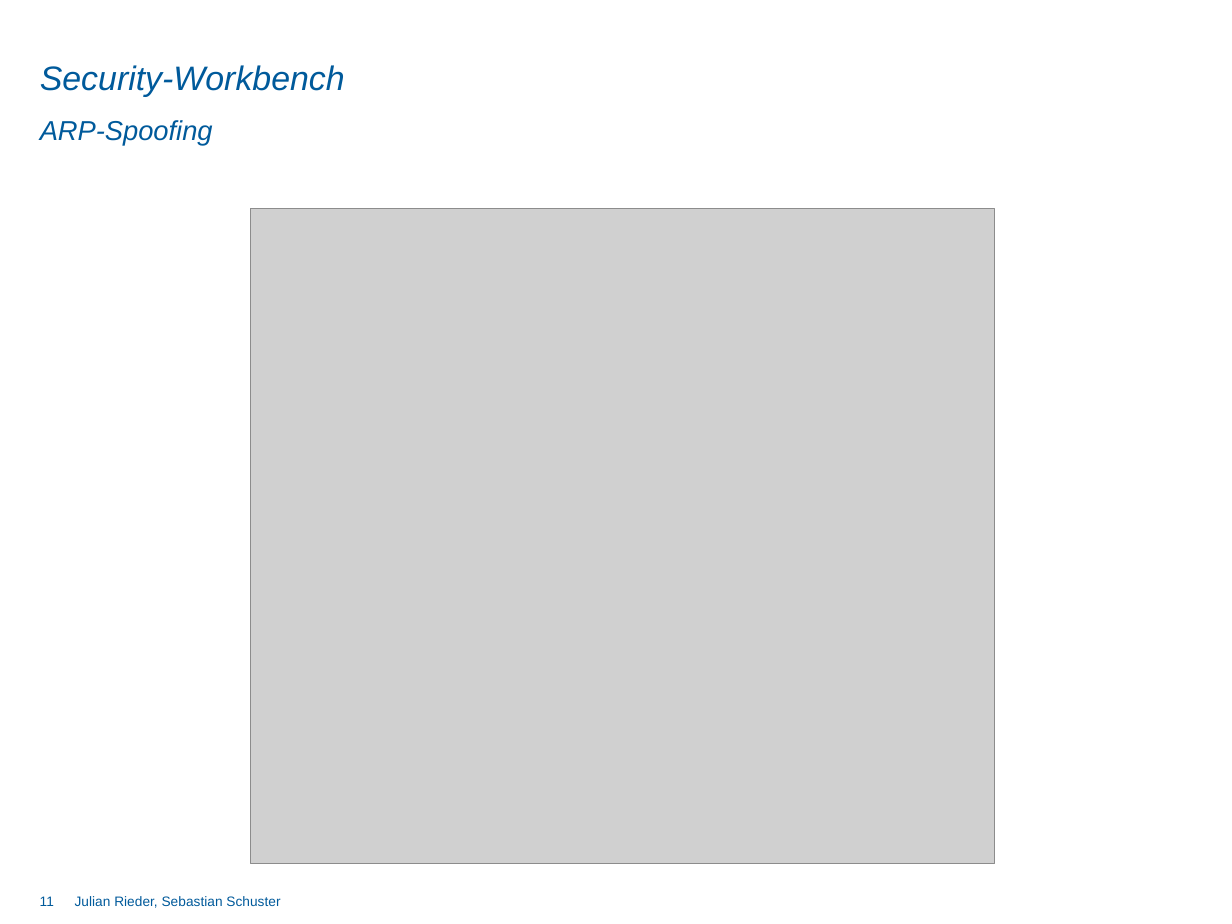
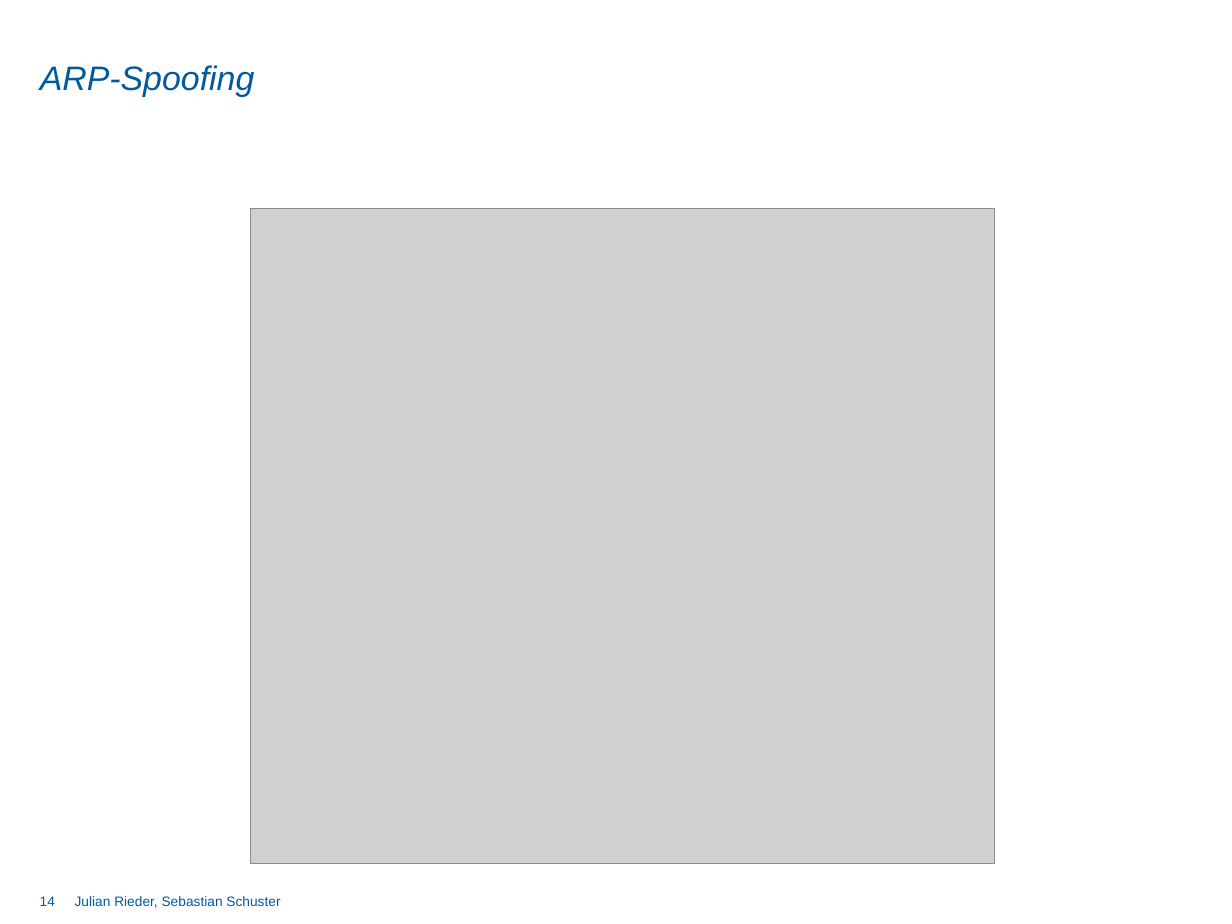
Before and after one commit to DominikSchlecht/masterProjWS15, a slide deck: slide 14 of Praesentation/Abschlusspräsentation/Endpräsentation_kurz.pptx (slide 11 before the commit). Drawn at 1232x924 pixels with LibreOffice and Linux fonts; fonts in the diff are those of the drawing; grey boxes stand for pictures; background and template pictures are left out. Boxes give left, top, right and bottom in pixels: in the first picture for what was removed or moved away, otherwise in the second. Text is boxed around its words. In the diff, an @@ line names an element or a change of style, - is before the commit and + after.

```diff
--- a/Praesentation/Abschlusspräsentation/Endpräsentation_kurz.pptx
+++ b/Praesentation/Abschlusspräsentation/Endpräsentation_kurz.pptx
@@ title at bbox=[40, 65, 255, 97]: text changed @@
-Security-Workbench
+ARP-Spoofing
@@ subtitle removed at bbox=[40, 120, 213, 146] @@
-ARP-Spoofing
@@ page number at bbox=[40, 896, 55, 906]: text changed @@
-11
+14
```
Also in this commit, not shown: 13 other slides changed, 5 slides added, 2 slides removed.
